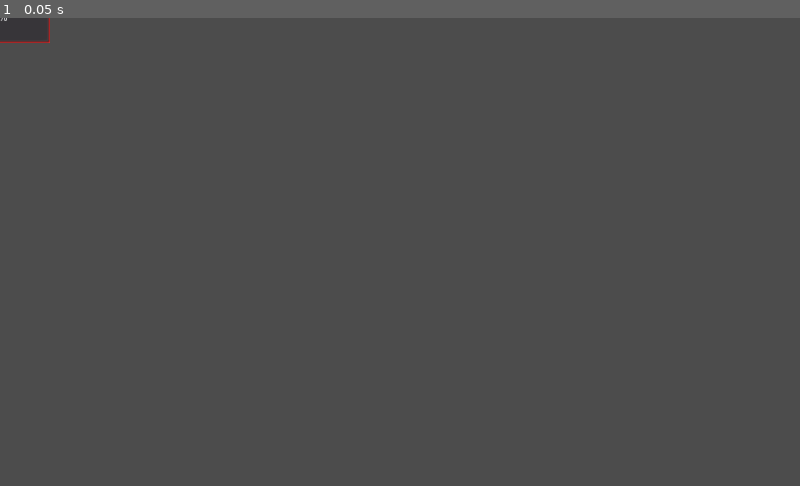
Above: before the commit, frame 1.
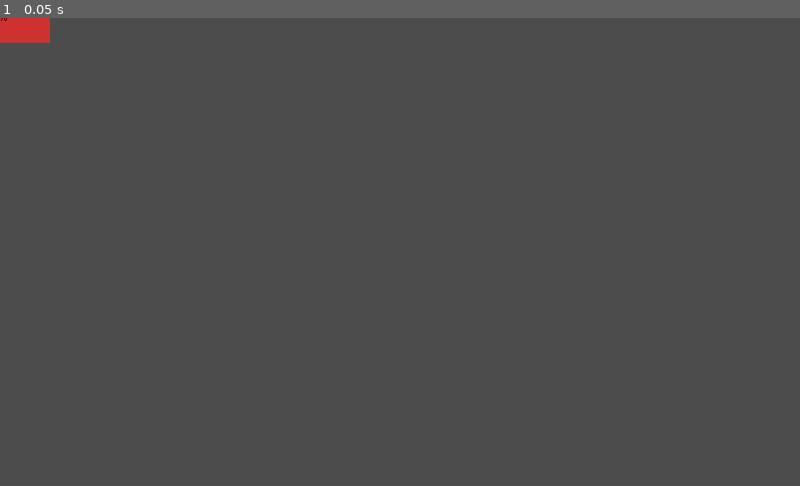
Above: after the commit, the same moment.

Repository: GeoffroyMuller/casino-manager
Game: Godot game, scene res://Scene/Accueil.tscn
Two runs of this game, one before a commit and one after it. Both use one fixed random seed, a clock stepped at 60 frames per second and the inputs below. The project has no main scene, so this scene is started directly.
Inputs:
- Up to frame 1 (0.05 s): no input

The runs differ from the first frame. In frame 1, 0.3% of the frame differs, in the area x 0-7%, y 0-6%.

Commit message:
change progress bar style

Diff:
--- a/Scene/room_interface.tscn
+++ b/Scene/room_interface.tscn
@@ -1,9 +1,14 @@
-[gd_scene load_steps=3 format=2]
+[gd_scene load_steps=5 format=2]
 
 [ext_resource path="res://Scene/Script/room_interface.gd" type="Script" id=1]
 
 [sub_resource type="RectangleShape2D" id=1]
 extents = Vector2( 64.0393, 31.5334 )
+
+[sub_resource type="StyleBoxFlat" id=2]
+bg_color = Color( 0, 0, 0, 0.25098 )
+
+[sub_resource type="StyleBoxEmpty" id=3]
 
 [node name="room_interface" type="Area2D"]
 script = ExtResource( 1 )
@@ -21,6 +26,10 @@
 margin_top = -31.9053
 margin_right = 64.1895
 margin_bottom = 32.0947
+custom_styles/fg = SubResource( 2 )
+custom_styles/bg = SubResource( 3 )
+custom_colors/font_color = Color( 0, 0, 0, 0.992157 )
+custom_colors/font_color_shadow = Color( 0, 0, 0, 1 )
 
 [node name="UpdateProgressBar" type="Timer" parent="."]
 autostart = true
